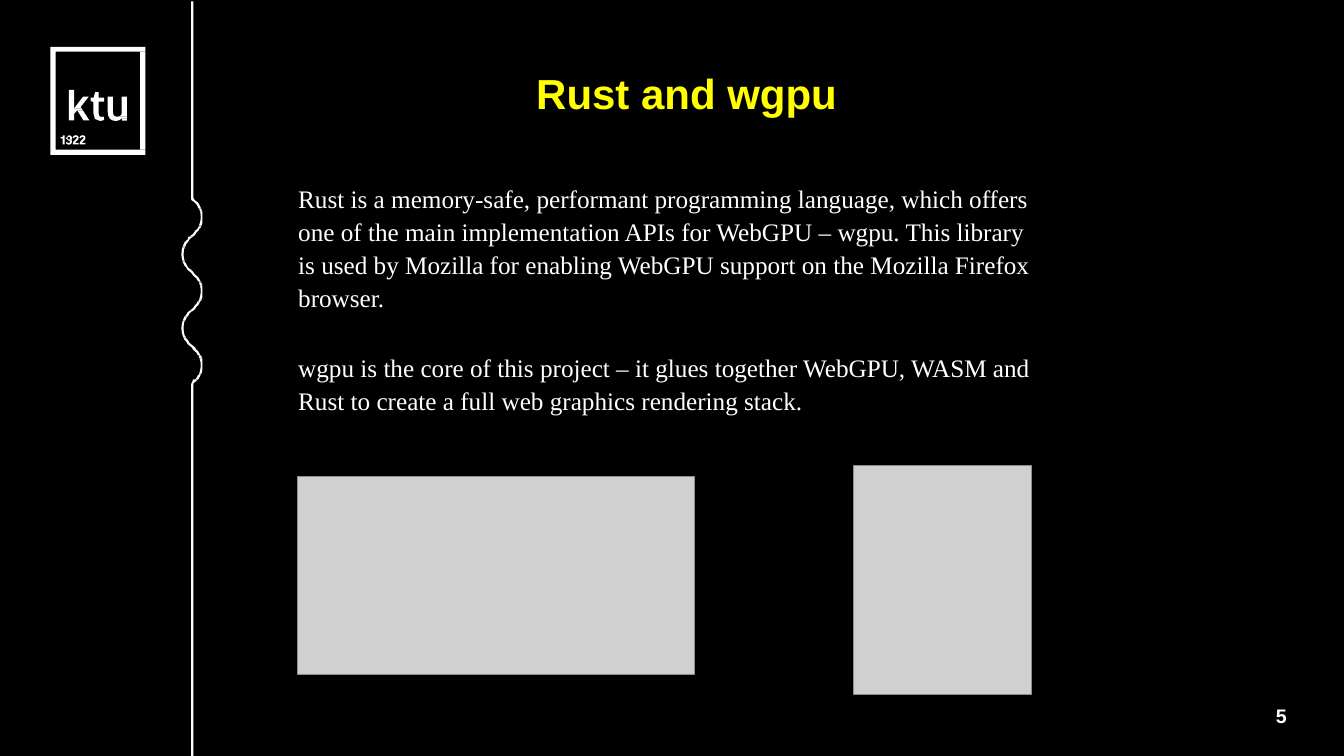
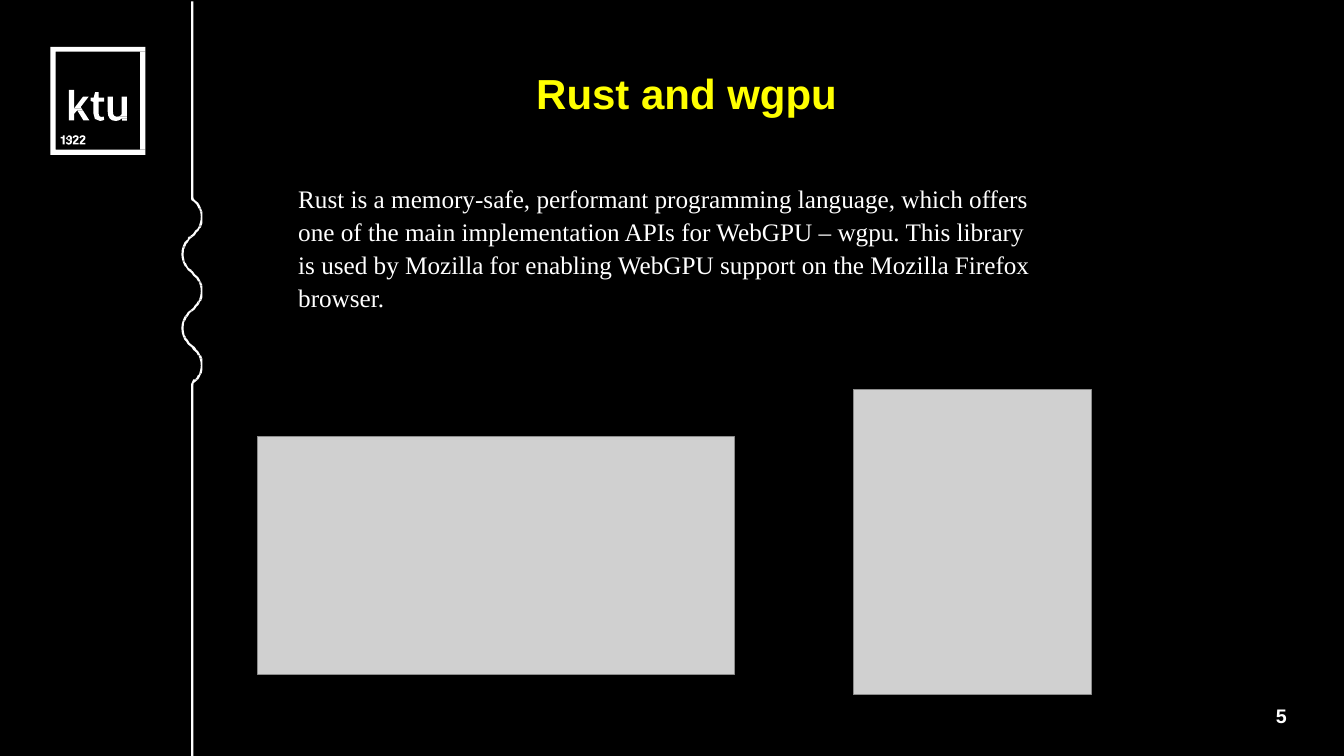
Before and after one commit to AidasLit/web_gpu, a slide deck: slide 5 of litvinas-aidas.odp. Drawn at 1344x756 pixels with LibreOffice and Linux fonts; fonts in the diff are those of the drawing; grey boxes stand for pictures. Boxes give left, top, right and bottom in pixels: in the first picture for what was removed or moved away, otherwise in the second. Text is boxed around its words. In the diff, an @@ line names an element or a change of style, - is before the commit and + after.

```diff
--- a/litvinas-aidas.odp
+++ b/litvinas-aidas.odp
@@ text at bbox=[298, 359, 1029, 416]: paragraph removed @@
-wgpu is the core of this project – it glues together WebGPU, WASM and Rust to create a full web graphics rendering stack.
@@ picture: place and size @@
-picture at bbox=[853, 466, 1031, 695]
+picture at bbox=[853, 389, 1091, 695]
@@ picture: place and size @@
-picture at bbox=[297, 476, 695, 675]
+picture at bbox=[258, 437, 734, 675]
```
Also in this commit, not shown: 1 slide added, 3 other files.
